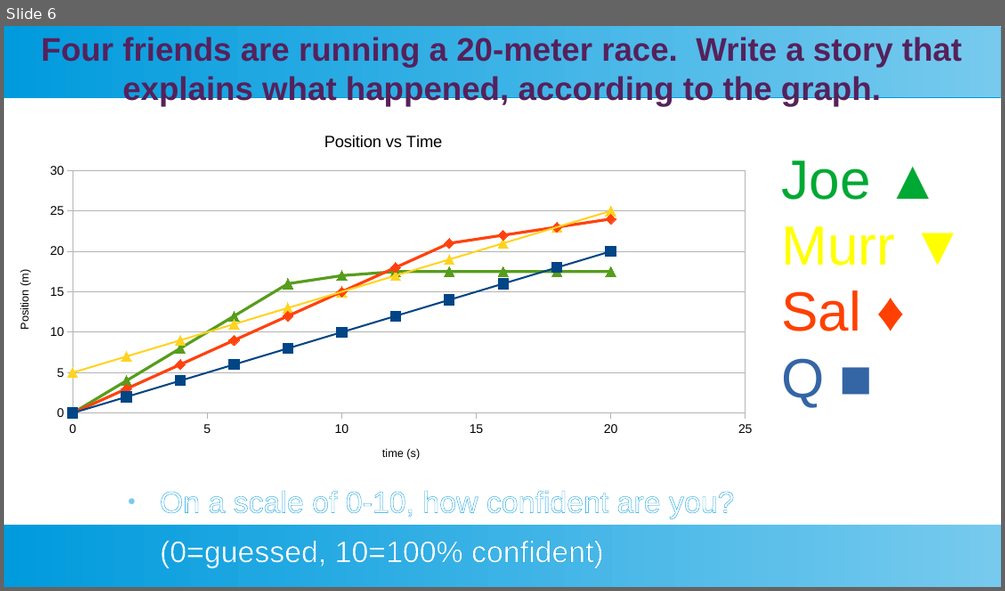
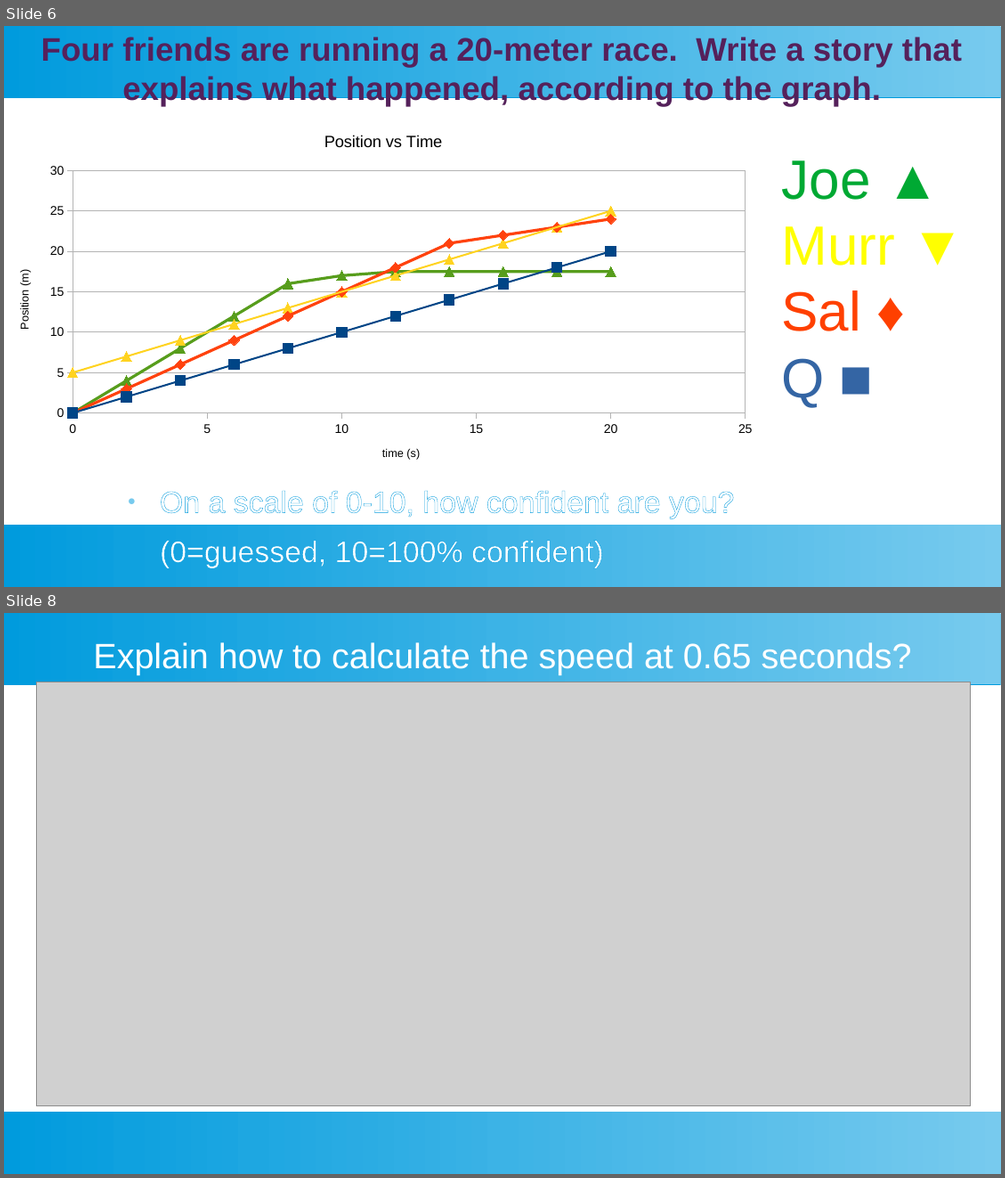
Before and after one commit to kb5vei/SCivault, a slide deck: Physics/Advanced Physics/Year 1/Unit 02 - Kinematics in 1 Dimension/position-time ranking.odp. Shown one above the other, each under a label of ours: slide 6 before the commit, slides 6 and 8 after it; the slides between them are not shown. The pictures are 1005x591 and 1005x1178 pixels, drawn with LibreOffice and Linux fonts; fonts in the diff are those of the drawing; grey boxes stand for pictures. Boxes give left, top, right and bottom in pixels: in the first picture for what was removed or moved away, otherwise in the second. Text is boxed around its words. In the diff, an @@ line names an element or a change of style, - is before the commit and + after.

```diff
--- a/Physics/Advanced Physics/Year 1/Unit 02 - Kinematics in 1 Dimension/position-time ranking.odp
+++ b/Physics/Advanced Physics/Year 1/Unit 02 - Kinematics in 1 Dimension/position-time ranking.odp
@@ slide 8 added at bbox=[4, 613, 1001, 1174], background #FFFFFF; not listed: 2 template elements that a slide beside it also shows @@
@@ title added at bbox=[93, 642, 912, 675], 28 pt, text #FFFFFF @@
+Explain how to calculate the speed at 0.65 seconds?
@@ picture added at bbox=[37, 682, 970, 1106] @@
```
Also in this commit, not shown: 1 other slide added, 1 other file.
